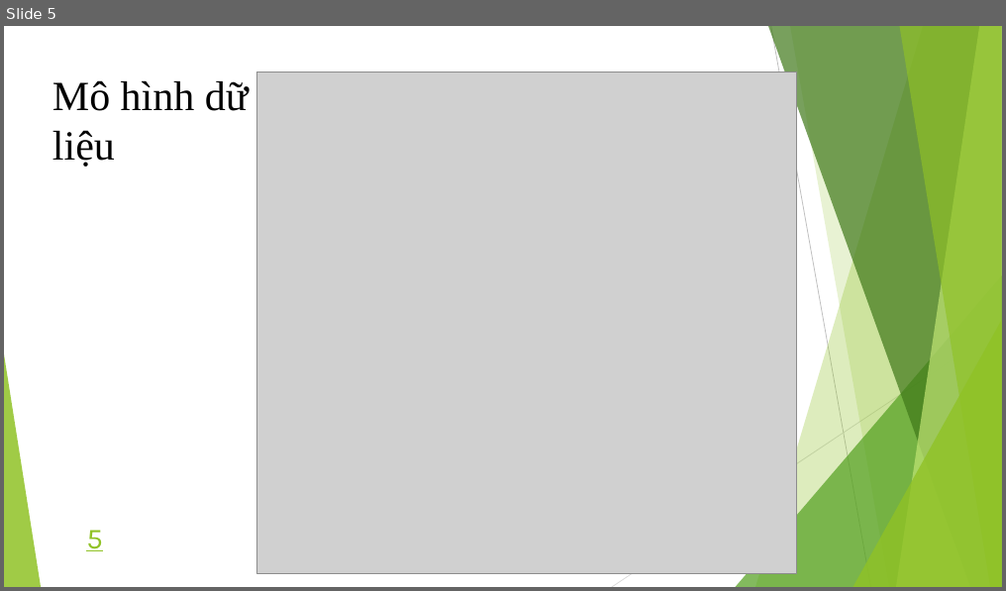
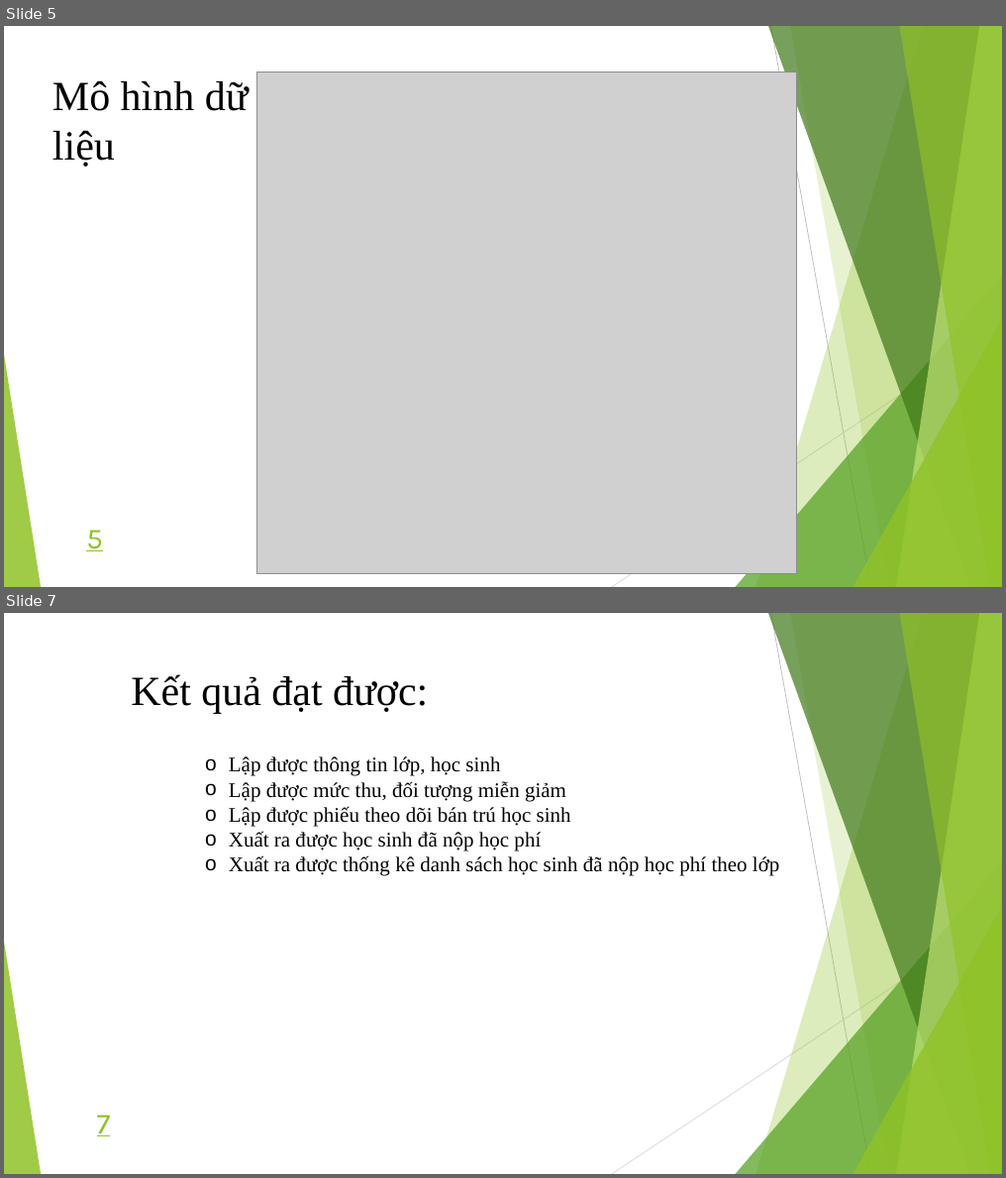
Before and after one commit to BuiMinhHieu/BaiTapTotNgiep, a slide deck: slie thuyet trinh.pptx. Shown one above the other, each under a label of ours: slide 5 before the commit, slides 5 and 7 after it; the slides between them are not shown. The pictures are 1006x591 and 1006x1178 pixels, drawn with LibreOffice and Linux fonts; fonts in the diff are those of the drawing; grey boxes stand for pictures. Boxes give left, top, right and bottom in pixels: in the first picture for what was removed or moved away, otherwise in the second. Text is boxed around its words. In the diff, an @@ line names an element or a change of style, - is before the commit and + after.

```diff
--- a/slie thuyet trinh.pptx
+++ b/slie thuyet trinh.pptx
@@ slide 7 added at bbox=[4, 613, 1002, 1174], background #FFFFFF; not listed: 10 template elements that a slide beside it also shows @@
@@ text added at bbox=[131, 674, 428, 713], 40 pt, text #000000 @@
+Kết quả đạt được:
@@ text added at bbox=[229, 757, 779, 876], 20 pt, text #000000 @@
+o Lập được thông tin lớp, học sinh
+o Lập được mức thu, đối tượng miễn giảm
+o Lập được phiếu theo dõi bán trú học sinh
+o Xuất ra được học sinh đã nộp học phí
+o Xuất ra được thống kê danh sách học sinh đã nộp học phí theo lớp
@@ page number added at bbox=[97, 1115, 111, 1137], 28 pt, text #90C226, underline @@
+7
```
Also in this commit, not shown: 1 slide changed, 3 other slides added, 7 other files.
